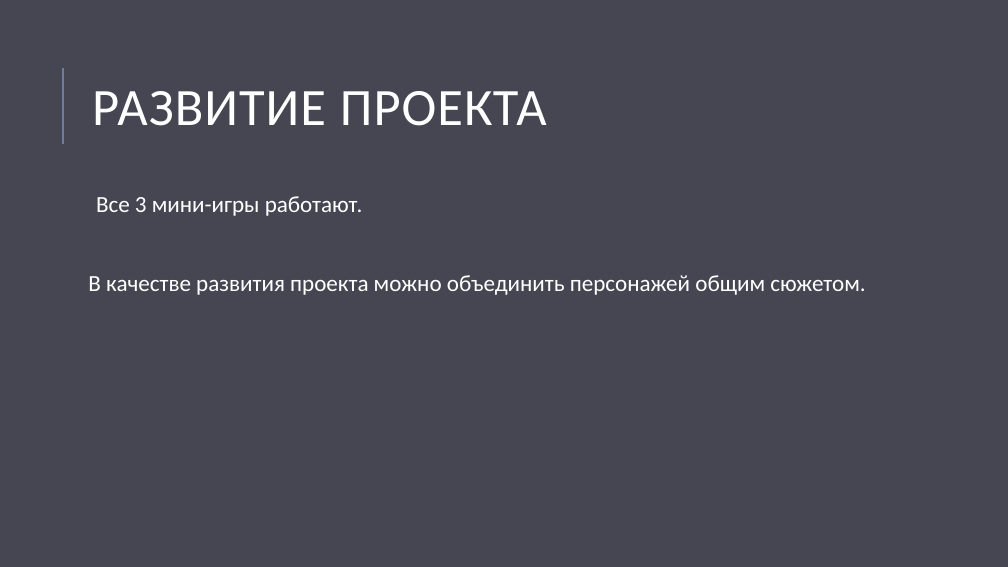
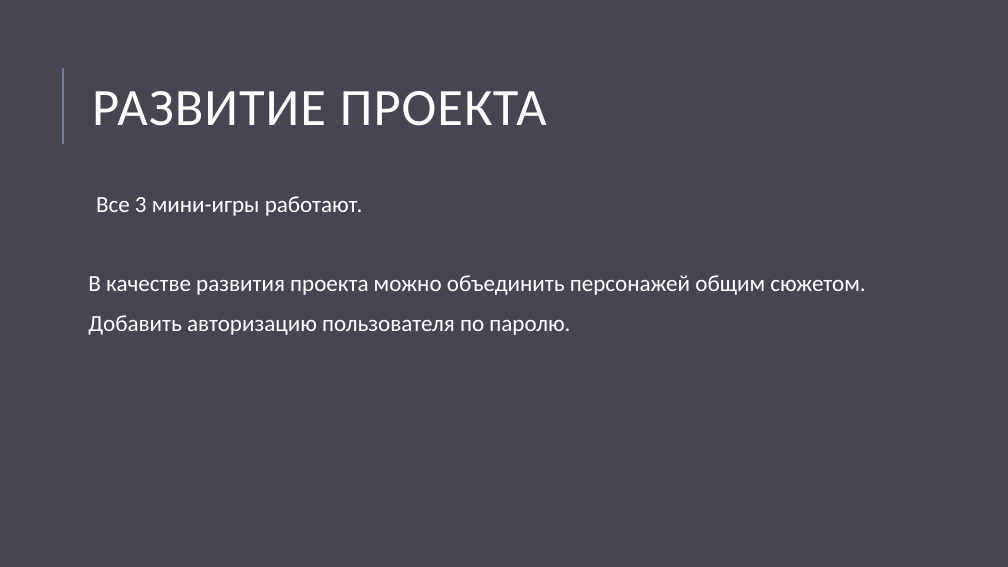
Before and after one commit to git21git/ProjectPyGame, a slide deck: slide 8 of Презентация PyGame.pptx. Drawn at 1008x567 pixels with LibreOffice and Linux fonts; fonts in the diff are those of the drawing. Boxes give left, top, right and bottom in pixels: in the first picture for what was removed or moved away, otherwise in the second. Text is boxed around its words. In the diff, an @@ line names an element or a change of style, - is before the commit and + after.

```diff
--- a/Презентация PyGame.pptx
+++ b/Презентация PyGame.pptx
@@ text at (88, 315, 570, 335): paragraph added @@
+Добавить авторизацию пользователя по паролю.
```
Also in this commit, not shown: 1 slide added, 1 slide removed, 5 other files.
